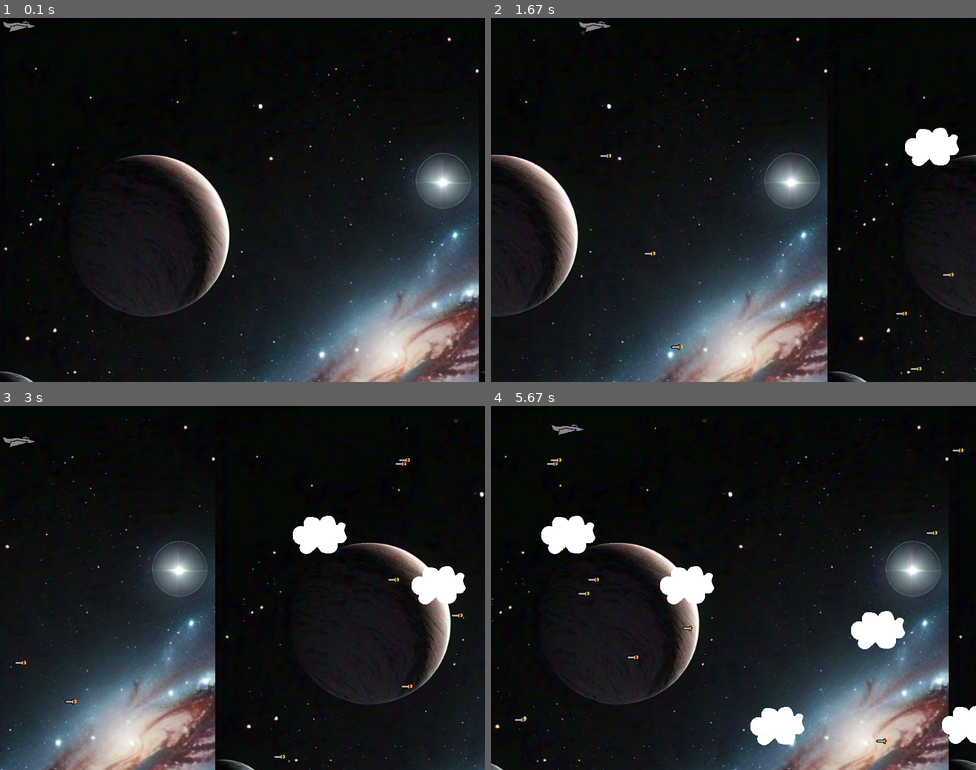
Above: before the commit, frames 1-4 (two rows, left to right).
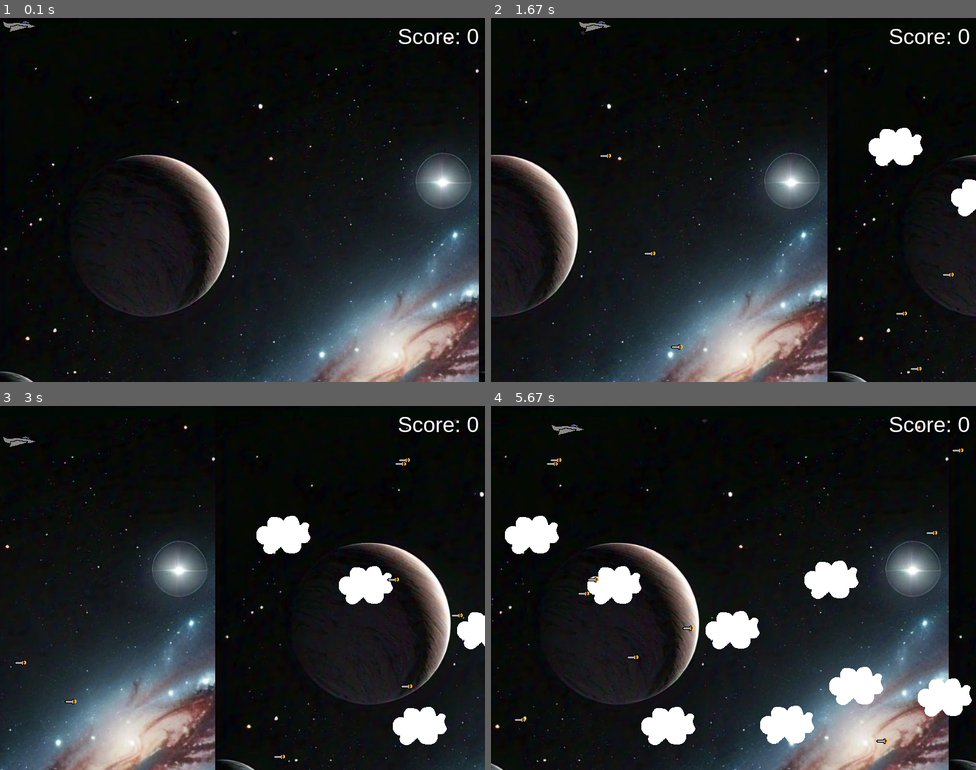
Above: after the commit, the same moments.

Repository: akshatjaiin/cs50p-final-project--pygame-
Game: pygame game, started from pygame/test_project.py
The game is run twice, just before and just after one commit, with the same random seed, the same clock (stepped at 60 frames per second) and the same inputs.
Inputs:
- Up to frame 1 (0.1 s): no input
- Up to frame 2 (1.67 s): hold Right 0.33-0.8 s; hold Up 0.83-1.13 s; hold Right 1.17-1.63 s
- Up to frame 3 (3 s): hold Left 1.67-2.2 s; hold Down 2.23-2.53 s; hold Left 2.57-2.97 s
- Up to frame 4 (5.67 s): hold Up 3-3.37 s; hold Right 3.4-4.03 s; hold Down 4.07-4.43 s; hold Left 4.47-4.93 s; hold Right 4.97-5.43 s; hold Up from 5.47 s (still down)

The runs differ from the first frame. In frame 1, 0.2% of the frame differs, in the area x 82-99%, y 3-8%; in frame 2, 2.0%; in frame 3, 4.5%; in frame 4, 9.3%, in the area x 2-100%, y 3-94%.

Commit message:
trying to add coin

Diff:
--- a/pygame/project.py
+++ b/pygame/project.py
@@ -33,11 +33,13 @@
     jet = pygame.image.load("image/jet.png").convert()
     missile = pygame.image.load("image/missile.png").convert()
     cloud = pygame.image.load("image/cloud.png").convert()
+    coin = pygame.image.load("image/coin.png").convert()
     return {
         "jet": jet,
         "missile": missile,
         "cloud": cloud,
-        "background":background
+        "background": background,
+        "coin": coin,
     }
 
 # game events
@@ -60,10 +62,14 @@
             new_cloud = Cloud()
             clouds.add(new_cloud)
             all_sprites.add(new_cloud)
+        elif event.type == ADDCOIN:
+            new_coin = Coin()
+            coins.add(new_coin)
+            all_sprites.add(new_coin)
 
     return running
 
-
+coin_count = 0
 # Define constants for the screen width and height
 SCREEN_WIDTH = 800
 SCREEN_HEIGHT = 600
@@ -141,9 +147,30 @@
     # Remove it when it passes the left edge of the screen
     def update(self):
         self.rect.move_ip(-self.speed, 0)
-        if self.rect.right < 0:
+        if self.rect.right < -5:
             self.kill()
 
+# Instead of a surface, we use an image for a better looking sprite
+class Coin(pygame.sprite.Sprite):
+    def __init__(self):
+        super(Coin, self).__init__()
+        self.surf = sprite["coin"]
+        self.surf.set_colorkey((255, 255, 255), RLEACCEL)
+        # The starting position is randomly generated, as is the speed
+        self.rect = self.surf.get_rect(
+            center=(
+                random.randint(SCREEN_WIDTH + 20, SCREEN_WIDTH + 100),
+                random.randint(0, SCREEN_HEIGHT),
+            )
+        )
+        self.speed = random.randint(5, 10)
+
+    # Move the enemy based on speed
+    # Remove it when it passes the left edge of the screen
+    def update(self):
+        self.rect.move_ip(-self.speed, 0)
+        if self.rect.right < -5:
+            self.kill()
 
 # Use an image for a better looking sprite
 class Cloud(pygame.sprite.Sprite):
@@ -178,6 +205,8 @@
 pygame.time.set_timer(ADDENEMY, 250)
 ADDCLOUD = pygame.USEREVENT + 2
 pygame.time.set_timer(ADDCLOUD, 1000)
+ADDCOIN = pygame.USEREVENT + 3
+pygame.time.set_timer(ADDCLOUD, 600)
 
 # Create our 'player'
 player = Player()
@@ -188,14 +217,22 @@
 # - all_sprites isused for rendering
 enemies = pygame.sprite.Group()
 clouds = pygame.sprite.Group()
+coins = pygame.sprite.Group()
 all_sprites = pygame.sprite.Group()
 all_sprites.add(player)
 
+pygame.font.init()  # Initialize the font module
+font = pygame.font.SysFont('Arial', 36)
+text_surface = font.render(f'Score: {coin_count}', True, (255, 255, 255))  # White text
+
+# Get the rectangle of the text surface
+text_rect = text_surface.get_rect(topright=(SCREEN_WIDTH-10, 10))
 # Variable to keep our main loop running
 running = True
 x = 0
 bg_speed = 5
 # Our main loop
+
 while running:
     # Look at every event in the queue check if user presses quit or esc
     running = game_events(player, enemies, clouds, all_sprites, sprite, sounds)
@@ -207,10 +244,11 @@
     # Update the position of our enemies and clouds
     enemies.update()
     clouds.update()
-
+    coins.update()
     # Background movement
     screen.blit(sprite["background"], (x, 0))
     screen.blit(sprite["background"], (SCREEN_WIDTH + x, 0))
+    screen.blit(text_surface, text_rect)
 
     # Move the background to the left
     x -= bg_speed
@@ -230,9 +268,11 @@
         sounds["move_up"].stop()
         sounds["move_down"].stop()
         sounds["collision"].play()
-
         # Stop the loop
         running = False
+
+    if pygame.sprite.spritecollideany(player, coins):
+        coin_count+=1
 
     # Updare everything to the display
     pygame.display.update()
Binary file added: pygame/image/coin.png
